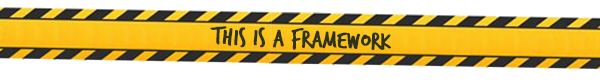
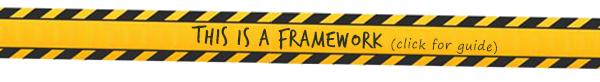
Comparing the layer stacks of the two (600, 82) images. Changes:
renamed "This is a framework" to "This is a framework (click for guide)", painted on it over [191, 25, 497, 55]
